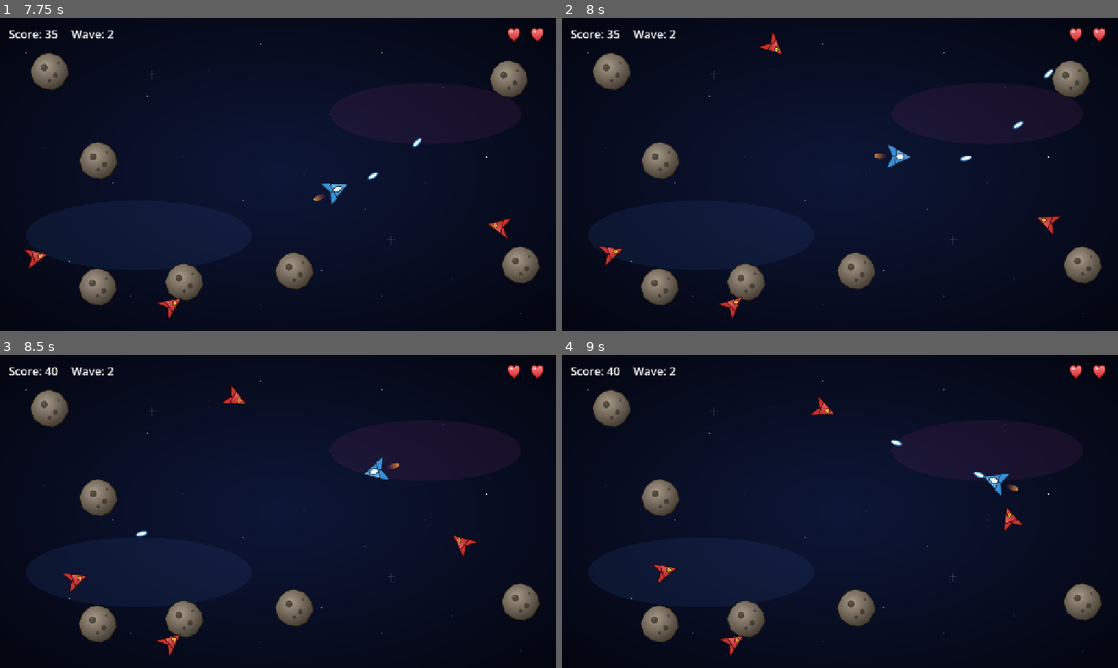
Above: before the commit, frames 1-4 (two rows, left to right).
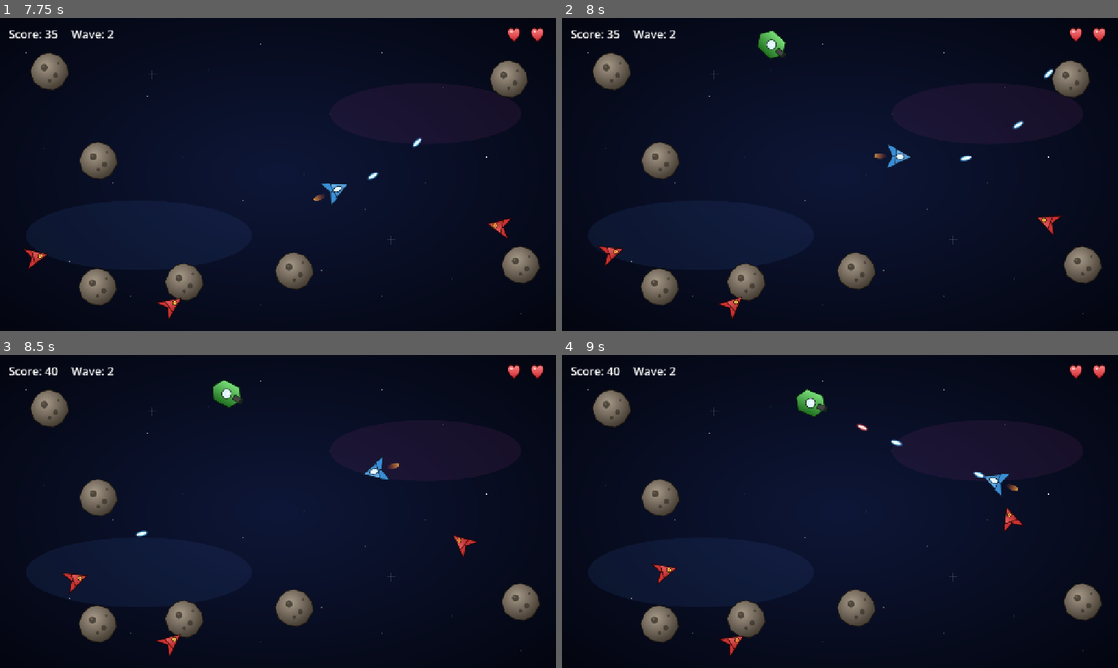
Above: after the commit, the same moments.

Repository: carlomigueldy/stellar-drift
Game: Godot game, scene res://main.tscn
Two runs of this game, one before a commit and one after it. Both use one fixed random seed, a clock stepped at 60 frames per second and the inputs below.
Inputs (mouse positions are in pixels of both pictures, inside the frame that each line leads up to):
- Up to frame 1 (7.75 s): click "Start" at 0.5 s; move the mouse to (400, 158) at 1.27 s; press the mouse at (400, 158) at 1.28 s; hold D (move_right) 1.28-2.03 s; move the mouse to (166, 190) at 2.02 s; release the mouse at (166, 190) at 2.03 s; hold S (move_down) 2.03-2.78 s; click (166, 190) at 2.1 s; move the mouse to (333, 105) at 2.77 s; press the mouse at (333, 105) at 2.78 s; hold D (move_right) 2.78-3.53 s; move the mouse to (250, 237) at 3.52 s; release the mouse at (250, 237) at 3.53 s; hold W (move_up) 3.53-4.28 s; click (250, 237) at 3.6 s; move the mouse to (444, 221) at 4.27 s; press the mouse at (444, 221) at 4.28 s; hold A (move_left) 4.28-5.78 s; move the mouse to (111, 127) at 5.02 s; release the mouse at (111, 127) at 5.03 s; click (111, 127) at 5.1 s; move the mouse to (305, 174) at 5.77 s; press the mouse at (305, 174) at 5.78 s; hold S (move_down) 5.78-6.53 s; move the mouse to (194, 96) at 6.52 s; release the mouse at (194, 96) at 6.53 s; hold D (move_right) 6.53-7.28 s; click (194, 96) at 6.6 s; move the mouse to (400, 158) at 7.27 s; press the mouse at (400, 158) at 7.28 s; hold W (move_up) from 7.28 s (still down)
- Up to frame 2 (8 s): keep holding W (move_up)
- Up to frame 3 (8.5 s): move the mouse to (166, 527) at 8.02 s; release W (move_up) at 8.03 s; release the mouse at (166, 527) at 8.03 s; hold D (move_right) from 8.03 s (still down); click (166, 527) at 8.1 s
- Up to frame 4 (9 s): move the mouse to (895, 442) at 8.77 s; release D (move_right) at 8.78 s; press the mouse at (895, 442) at 8.78 s; hold S (move_down) from 8.78 s (still down)

Frame 1 is identical in both runs. In frame 2, 0.3% of the frame differs, in the area x 35-41%, y 4-14%; in frame 3, 0.3%; in frame 4, 0.4%, in the area x 42-55%, y 10-25%.

Commit message:
feat: enemy shooter and enemy bullets

Diff:
--- /dev/null
+++ b/scenes/actors/EnemyBullet.tscn
@@ -0,0 +1,18 @@
+[gd_scene load_steps=4 format=3]
+
+[ext_resource type="Script" path="res://scripts/EnemyBullet.gd" id="1_eb"]
+[ext_resource type="Texture2D" path="res://assets/sprites/enemy_bullet.svg" id="2_tex"]
+
+[sub_resource type="CircleShape2D" id="EBShape"]
+radius = 6.0
+
+[node name="EnemyBullet" type="Area2D"]
+collision_layer = 16
+collision_mask = 3
+script = ExtResource("1_eb")
+
+[node name="Sprite" type="Sprite2D" parent="."]
+texture = ExtResource("2_tex")
+
+[node name="CollisionShape2D" type="CollisionShape2D" parent="."]
+shape = SubResource("EBShape")
--- /dev/null
+++ b/scenes/actors/EnemyShooter.tscn
@@ -0,0 +1,20 @@
+[gd_scene load_steps=5 format=3]
+
+[ext_resource type="Script" path="res://scripts/EnemyShooter.gd" id="1_sh"]
+[ext_resource type="Texture2D" path="res://assets/sprites/enemy_shooter.svg" id="2_tex"]
+[ext_resource type="PackedScene" path="res://scenes/actors/EnemyBullet.tscn" id="3_eb"]
+
+[sub_resource type="CircleShape2D" id="SHShape"]
+radius = 28.0
+
+[node name="EnemyShooter" type="CharacterBody2D"]
+collision_layer = 8
+collision_mask = 3
+script = ExtResource("1_sh")
+bullet_scene = ExtResource("3_eb")
+
+[node name="Sprite" type="Sprite2D" parent="."]
+texture = ExtResource("2_tex")
+
+[node name="CollisionShape2D" type="CollisionShape2D" parent="."]
+shape = SubResource("SHShape")
--- a/scenes/game/Game.tscn
+++ b/scenes/game/Game.tscn
@@ -7,6 +7,7 @@
 [ext_resource type="PackedScene" path="res://scenes/ui/HUD.tscn" id="5_hud"]
 [ext_resource type="Script" path="res://scripts/Spawner.gd" id="6_spawner"]
 [ext_resource type="PackedScene" path="res://scenes/actors/EnemyChaser.tscn" id="7_chaser"]
+[ext_resource type="PackedScene" path="res://scenes/actors/EnemyShooter.tscn" id="8_shooter"]
 
 [sub_resource type="RectangleShape2D" id="RectShapeTop"]
 size = Vector2(1300, 20)
@@ -62,3 +63,4 @@
 [node name="Spawner" type="Node" parent="."]
 script = ExtResource("6_spawner")
 chaser_scene = ExtResource("7_chaser")
+shooter_scene = ExtResource("8_shooter")
--- /dev/null
+++ b/scripts/EnemyBullet.gd
@@ -0,0 +1,25 @@
+extends Area2D
+
+@export var speed: float = 380.0
+@export var lifetime: float = 2.2
+@export var damage: int = 1
+
+var _time_alive: float = 0.0
+
+func _ready() -> void:
+	body_entered.connect(_on_body_entered)
+	area_entered.connect(_on_area_entered)
+
+func _physics_process(delta: float) -> void:
+	position += Vector2.RIGHT.rotated(rotation) * speed * delta
+	_time_alive += delta
+	if _time_alive >= lifetime:
+		queue_free()
+
+func _on_body_entered(body: Node) -> void:
+	if body.is_in_group("player") and body.has_method("take_damage"):
+		body.take_damage(damage)
+	queue_free()
+
+func _on_area_entered(area: Area2D) -> void:
+	queue_free()
--- /dev/null
+++ b/scripts/EnemyShooter.gd
@@ -0,0 +1,56 @@
+extends CharacterBody2D
+
+@export var speed: float = 110.0
+@export var preferred_distance: float = 320.0
+@export var distance_tolerance: float = 40.0
+@export var max_hp: int = 2
+@export var contact_damage: int = 1
+@export var score_value: int = 25
+@export var fire_interval: float = 1.5
+@export var bullet_scene: PackedScene
+
+var hp: int
+var _fire_cooldown: float = 0.0
+
+func _ready() -> void:
+	hp = max_hp
+	add_to_group("enemies")
+	_fire_cooldown = randf_range(0.4, fire_interval)
+
+func _physics_process(delta: float) -> void:
+	_fire_cooldown = maxf(0.0, _fire_cooldown - delta)
+	var player := _find_player()
+	if player == null:
+		return
+	var to_player := player.global_position - global_position
+	var dist := to_player.length()
+	var dir := to_player.normalized()
+	look_at(player.global_position)
+
+	if dist > preferred_distance + distance_tolerance:
+		velocity = dir * speed
+	elif dist < preferred_distance - distance_tolerance:
+		velocity = -dir * speed
+	else:
+		velocity = velocity.move_toward(Vector2.ZERO, speed * 2.0 * delta)
+	move_and_slide()
+
+	if _fire_cooldown <= 0.0 and bullet_scene != null:
+		_fire(dir)
+		_fire_cooldown = fire_interval
+
+func _fire(dir: Vector2) -> void:
+	var b: Node2D = bullet_scene.instantiate()
+	b.global_position = global_position + dir * 32.0
+	b.rotation = dir.angle()
+	get_parent().add_child(b)
+
+func _find_player() -> Node2D:
+	var nodes := get_tree().get_nodes_in_group("player")
+	return nodes[0] if nodes.size() > 0 else null
+
+func take_damage(amount: int = 1) -> void:
+	hp -= amount
+	if hp <= 0:
+		GameState.add_score(score_value)
+		queue_free()
Not shown: 1 places in scenes/game/Game.tscn that only renumber resources
